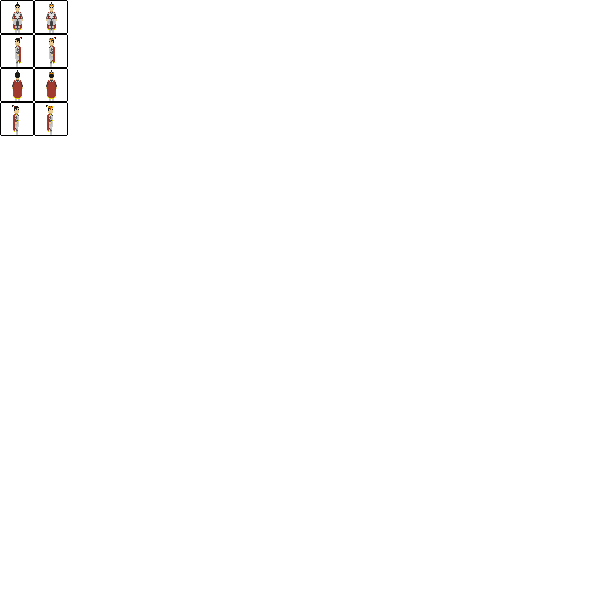
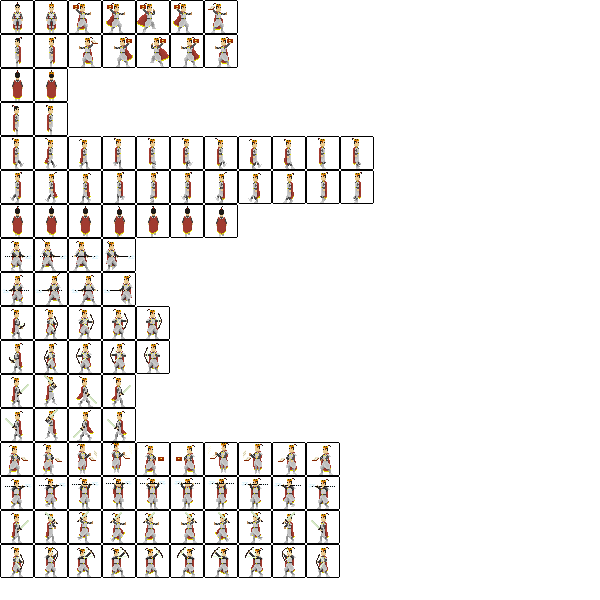
Comparing the layer stacks of the two w=600, h=600 images. Changes:
added group "Book Attack Left" with 5 layers above "Book Attack Right" over [68, 34, 238, 68]
added layer "Crowned_Player_Book_Attack_Left 5" in group "Book Attack Left" over [68, 34, 102, 68]
added group "Book Attack Right" with 5 layers above "Book Cast Left" over [68, 0, 238, 34]
added group "Book Cast Left" with 5 layers above "Spear Cast Left" over [170, 442, 340, 476]
added group "Spear Cast Left" with 5 layers above "Sword Cast Left" over [170, 476, 340, 510]
added group "Sword Cast Left" with 5 layers above "Archer Cast Left" over [170, 510, 340, 544]
added group "Archer Cast Left" with 5 layers above "Book Cast" over [170, 544, 340, 578]
added group "Book Cast" with 5 layers above "Spear Cast" over [0, 442, 170, 476]
added group "Spear Cast" with 5 layers above "Sword Cast" over [0, 476, 170, 510]
added group "Sword Cast" with 5 layers above "Archer Cast" over [0, 510, 170, 544]
added group "Archer Cast" with 5 layers above "Spear Attack Right" over [0, 544, 170, 578]
added group "Spear Attack Right" with 4 layers above "Spear Attack Left" over [0, 238, 136, 272]
added group "Spear Attack Left" with 4 layers above "Bow Attack Right" over [0, 272, 136, 306]
added group "Bow Attack Right" with 5 layers above "Bow Attack Left" over [0, 306, 170, 340]
added group "Bow Attack Left" with 5 layers above "Sword Attack Right" over [0, 340, 170, 374]
added group "Sword Attack Right" with 4 layers above "Sword Attack Left" over [0, 374, 136, 408]
added group "Sword Attack Left" with 4 layers above "Walking Top" over [0, 408, 136, 442]
added group "Walking Top" with 7 layers above "Walking Left" over [0, 204, 238, 238]
added group "Walking Left" with 11 layers above "Walking Right" over [0, 170, 374, 204]
added group "Walking Right" with 11 layers above "Crowned_Player_Standing_Right" over [0, 136, 374, 170]
…and 104 more changes (104 added)
